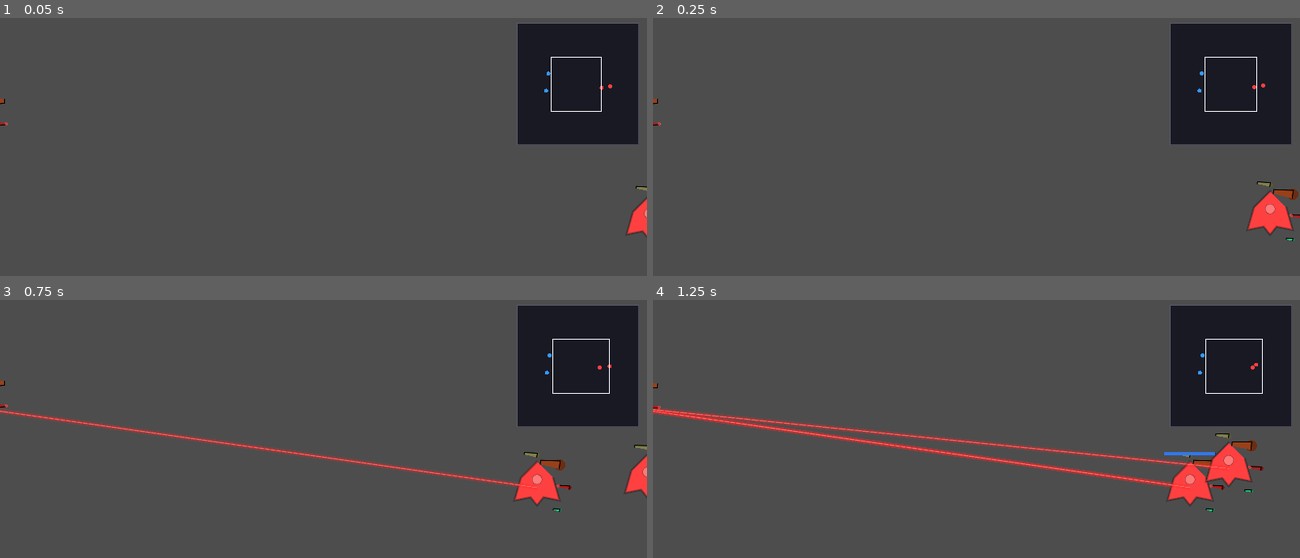
Above: before the commit, frames 1-4 (two rows, left to right).
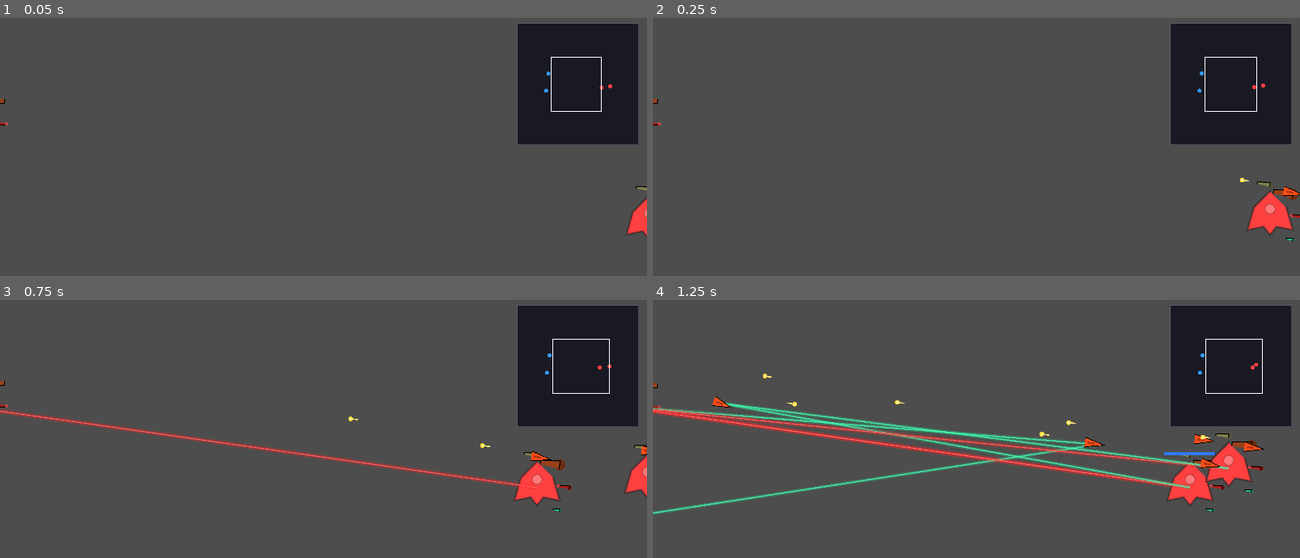
Above: after the commit, the same moments.

Repository: ZhanXuzhao/SpaceRTS
Game: Godot game, scene res://scenes/main.tscn
Same seed, same stepped clock (60 frames per second), same inputs: the game is played once before the commit and once after it.
Inputs (mouse positions are in pixels of both pictures, inside the frame that each line leads up to):
- Up to frame 1 (0.05 s): no input
- Up to frame 2 (0.25 s): no input
- Up to frame 3 (0.75 s): tap Enter at 0.5 s; move the mouse to (465, 462) at 0.52 s; hold W from 0.53 s (still down); tap R at 0.6 s; click (465, 462) at 0.67 s
- Up to frame 4 (1.25 s): keep holding W

Frame 1 is identical in both runs. In frame 2, less than 0.1% of the frame differs, in the area x 90-100%, y 61-69%; in frame 3, 0.1%; in frame 4, 4.1%, in the area x 0-95%, y 28-84%.
Error before the commit: Parse Error: Identifier "speed" not declared in the current scope. (res://scripts/projectile.gd:74)

Commit message:
Fix projectile: replace speed ref with physics movement in _process

Diff:
--- a/scripts/projectile.gd
+++ b/scripts/projectile.gd
@@ -70,8 +70,13 @@
 		var angle = _direction.angle()
 		rotation = angle
 
-	# 移动
-	global_position += _direction * speed * delta
+	# 物理移动
+	var desired = _direction * max_speed
+	var accel = (desired - velocity).normalized() * acceleration
+	velocity += accel * delta
+	if velocity.length() > max_speed:
+		velocity = velocity.normalized() * max_speed
+	global_position += velocity * delta
 
 	# 超时或飞出边界则销毁
 	if _lifetime <= 0:
